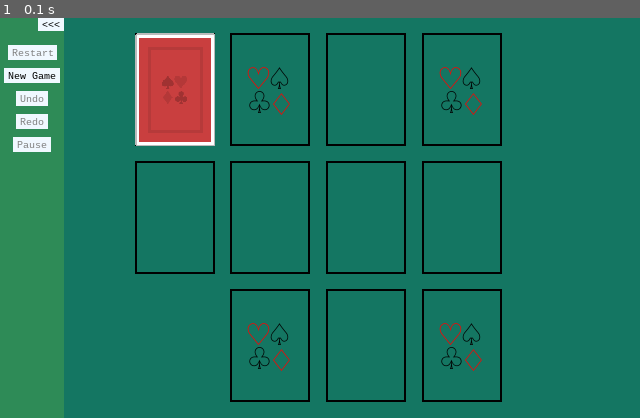
Above: before the commit, frame 1.
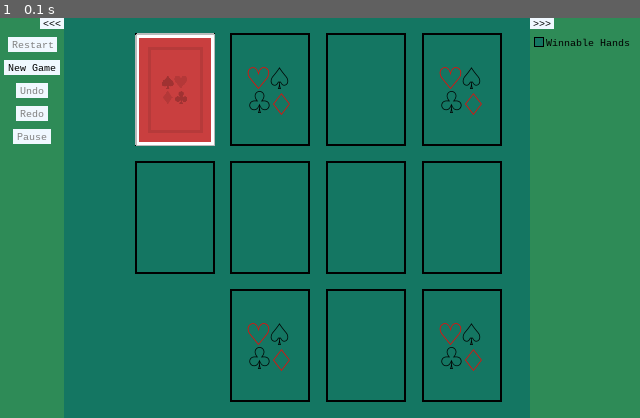
Above: after the commit, the same moment.

Repository: alexetsnyder/OuroborosPython
Game: pygame game, started from Pygame/FourSeasons/game.py
Two runs of this game, one before a commit and one after it. Both use one fixed random seed, a clock stepped at 60 frames per second and the inputs below.
Inputs:
- Up to frame 1 (0.1 s): no input

The runs differ from the first frame. In frame 1, 19% of the frame differs, in the area x 0-100%, y 0-100%.

Commit message:
Winnable Hands, Side Bars, and Checkbox
Created a Shuffler class that will give a winnable hand or a random hand. The winnable hand is rudimentary at the moment. Updated the sidebar control to be able to be on any side of the screen, created a better demo in controls to test everything, created a checkbox control, and added a right side bar with a checkbox to control if you want winnable hands or not.

Diff:
--- a/Pygame/FourSeasons/cards.py
+++ b/Pygame/FourSeasons/cards.py
@@ -1,5 +1,5 @@
 #four_seasons.py
-import go, imp, events, acts
+import go, imp, events, acts, fs
 import pygame, random, time, sys
 from pygame import freetype
 from structs import *
@@ -98,16 +98,13 @@
 
 @events.pause_events_class
 class Deck:
-	SUIT_COUNT  = 4
-	DEALT_CARDS = 7
-	CARD_COUNT  = 13
-
 	def __init__(self):
 		self.seed = -1
 		self.deck = []
 		self.active_cards = []
+		self.shuffler = fs.Shuffler()
+		self.winnable_hands = False
 		self.deal_order = imp.IMP().config.try_get('NEW_DEAL', [])
-		self.create()
 		self.wire_events()
 
 	def wire_events(self):
@@ -117,6 +114,10 @@
 		imp.IMP().add_delegate(events.UserEvent(CustomEvent.RESTART).listen(self.on_restart))
 		imp.IMP().add_delegate(events.UserEvent(CustomEvent.DRAW_ONE).listen(self.on_draw_one))
 		imp.IMP().add_delegate(events.UserEvent(CustomEvent.CARD_TABLE_RESIZED).listen(self.on_card_table_resized))
+		imp.IMP().add_delegate(events.UserEvent(CustomEvent.WINNABLE_HANDS).listen(self.on_winnable_hands))
+
+	def on_winnable_hands(self, event):
+		self.winnable_hands = event.winnable_hands
 
 	@events.pause_events_method
 	def on_draw_one(self, event):
@@ -181,19 +182,15 @@
 		remaining = len(self.deck) - len(self.active_cards)
 		deck_tile.update_text(str(remaining))
 
-	def create(self):
-		for suit in range(Deck.SUIT_COUNT):
-			for i in range(1, Deck.CARD_COUNT + 1):
-				self.deck.append(Card(i, suit, DeckTile.INDEX))
-
-	def shuffle_seed(self):
-		self.seed = time.time()
-		random.seed(self.seed)
-
 	def shuffle(self):
-		self.shuffle_seed()
-		self.print_seed()
-		random.shuffle(self.deck)
+		shuffle_state = None
+		if self.winnable_hands:
+			shuffle_state = self.shuffler.winnable_hand()
+		else:
+			shuffle_state = self.shuffler.random_hand()
+		self.deck = shuffle_state.convert(Card, -1)
+		for card in self.deck:
+			card.is_paused = False
 
 	def restart(self, tiles):
 		return self.deal(tiles)
@@ -215,9 +212,6 @@
 		for card in self.deck:
 			card.tile_index = -1
 			card.is_showing = False
-
-	def print_seed(self):
-		print('Seed: {0}'.format(self.seed))
 
 	def update(self):
 		for i in self.active_cards:
@@ -269,6 +263,9 @@
 	def remove(self, card):
 		self.cards.remove(card)
 
+	def reset(self):
+		self.cards.clear()
+
 	def update(self):
 		self.rect.update()
 
@@ -368,10 +365,10 @@
 	def update_foundation_text(self):
 		card_str = self.first_card.card_str
 		self.card_value_text_top.set_text(card_str)
-		self.card_value_text_top.set_position((self.left + 2, self.top + 3))
+		self.card_value_text_top.set_position((self.left + 3, self.top + 3))
 		self.card_value_text_bottom.set_text(card_str)
 		w, h = self.card_value_text_bottom.size
-		self.card_value_text_bottom.set_position((self.right - w - 2, self.bottom - h - 3))
+		self.card_value_text_bottom.set_position((self.right - w - 3, self.bottom - h - 3))
 
 	def can_lay(self, card):
 		if any(self.cards):
@@ -389,7 +386,11 @@
 		super().lay(card)
 
 	def is_complete(self):
-		return len(self.cards) == Deck.CARD_COUNT
+		return len(self.cards) == fs.Shuffler.CARDS_PER_SUIT
+
+	def reset(self):
+		super().reset()
+		self.first_card = None
 
 	def draw(self, surface):
 		super().draw(surface)
@@ -460,7 +461,7 @@
 			mouse_pos = self.mouse_clicks.pop()
 			self.mouse_clicks.pop()
 			self.post_tile_dbl_clicked(mouse_pos)
-		elif delta_time > 0.50 and any(self.mouse_clicks):
+		elif delta_time > 0.30 and any(self.mouse_clicks):
 			mouse_pos = self.mouse_clicks.pop()
 			self.post_tile_clicked(mouse_pos)
 
@@ -617,7 +618,8 @@
 		self.resize(left, top, w, h)
 
 	def refill(self, left_top, new_size):
-		self.card_tiles.clear()
+		for tile in self.card_tiles:
+			tile.reset()
 		self.fill(*left_top, *new_size)
 
 	def restart(self):
@@ -629,7 +631,7 @@
 	def reset(self, event):
 		imp.IMP().actions.clear()
 		for tile in self.card_tiles:
-			tile.cards.clear()
+			tile.reset()
 		events.UserEvent(event).post(tiles=self.find_all(), deck_tile=self.find(DeckTile.INDEX))
 
 	def find(self, index):
--- a/Pygame/FourSeasons/controls.py
+++ b/Pygame/FourSeasons/controls.py
@@ -5,10 +5,11 @@
 
 @plottable
 class Control:
-	def __init__(self, left_top, controls=[], default_size=(20, 20), is_override=False):
+	def __init__(self, left_top, controls=[], window_or=WindowOr.VERTICAL, default_size=(20, 20), is_override=False):
 		self.mw, self.mh = self.margin = (8, 8)
+		self.window_or = window_or
+		self.children = controls
 		self.set_default(default_size, is_override)
-		self.children = controls
 		self.set_size(self.assay_size())
 		self.set_position(left_top)
 
@@ -17,6 +18,11 @@
 
 	def set_position(self, left_top):
 		self.position_children()
+
+	def set_window_or(self, window_or, left_top):
+		self.window_or = window_or
+		self.set_size(self.assay_size())
+		self.set_position(left_top)
 
 	def set_default(self, default_size, is_override=False):
 		self.set_override(is_override)
@@ -29,16 +35,25 @@
 		return (self.get_w(), self.get_h())
 
 	def position_children(self):
-		x = self.x
-		y = self.top
-		for child in self.children:
-			child.center_on((x, y))
-			y += child.h + self.mh
+		if self.window_or == WindowOr.VERTICAL:
+			x = self.x
+			y = self.top
+			for child in self.children:
+				child.center_on((x, y + child.h // 2))
+				y += child.h + self.mh
+		else:
+			x = self.left
+			y = self.top
+			for child in self.children:
+				child.center_on((x + child.w // 2, y + 3 * child.h // 4))
+				x += child.w + self.mw
 
 	def get_w(self):
 		if self.is_override or not any(self.children):
 			return self.default_w + self.mw
-		return self.get_max_width()
+		if self.window_or == WindowOr.VERTICAL:
+			return self.get_max_width()
+		return self.get_total_width()
 
 	def get_max_width(self):
 		max_width = 0
@@ -48,10 +63,26 @@
 				max_width = width
 		return max_width + self.mw
 
+	def get_total_width(self):
+		total_width = 0
+		for child in self.children:
+			total_width += child.w
+		return total_width + self.mw
+
 	def get_h(self):
 		if self.is_override or not any(self.children):
 			return self.default_h + self.mh
-		return self.get_total_height()
+		if self.window_or == WindowOr.VERTICAL:
+			return self.get_total_height()
+		return self.get_max_height()
+
+	def get_max_height(self):
+		max_height = 0
+		for child in self.children:
+			height = child.h
+			if height > max_height:
+				max_height = height
+		return max_height + self.mh
 
 	def get_total_height(self):
 		total_height = 0
@@ -68,16 +99,16 @@
 		super().__init__(left_top, default_size=size)
 
 class SideBar (Control):
-	def __init__(self, window_height, controls=[], color=Color.SEA_GREEN):
+	def __init__(self, window_size, side, controls=[], color=Color.SEA_GREEN):
 		self.color = color
 		self.is_showing = True
-		self.window_height = window_height
-		self.btn_show = Button('<<<', on_click=self.on_click_toggle_bar)
+		self.window_side = side
+		self.window_width, self.window_height = self.window_size = window_size
+		self.btn_show = Button('', on_click=self.on_click_toggle_bar)
 		controls.insert(0, self.btn_show)
 		self.rect = go.Rect((0, 0), (0, 0), color=self.color)
-		super().__init__((0, 0), controls=controls)
-		w, h = self.btn_show.size
-		self.set_default((w - self.mw, h))
+		self.set_btn_text()
+		super().__init__((0, 0), controls=controls, default_size=self.btn_show.size, window_or=self.get_windows_or())
 		self.wire_events()
 
 	def set_size(self, size):
@@ -87,14 +118,44 @@
 	def set_position(self, left_top):
 		left, top = left_top
 		w, h = self.btn_show.size
-		super().set_position((left, top + h))
-		self.btn_show.center_on((self.right - w // 2, top + h // 2))
+		button_center = (left + self.w - w // 2, top + h // 2)
+		if self.window_side == WindowSide.RIGHT:
+			left, top = (left + self.window_width - self.w, top)
+			button_center = (left + w // 2, top + h // 2)
+		elif self.window_side == WindowSide.TOP:
+			button_center = (left + w // 2, top + self.h - h // 2 - 2)
+		elif self.window_side == WindowSide.BOTTOM:
+			left, top = (left, top + self.window_height - self.h)
+			button_center = (left + w // 2, top + h // 2)
+		super().set_position((left, top))
+		self.rect.set_position((left, top))
+		self.btn_show.center_on(button_center)
+
+	def set_default(self, size, is_override=False):
+		w, h = size
+		new_size = None
+		if self.window_side in [WindowSide.LEFT, WindowSide.RIGHT]:
+			new_size = (w - self.mw, h)
+		elif self.window_side in [WindowSide.TOP, WindowSide.BOTTOM]:
+			new_size = (w, h - self.mh)
+		super().set_default(new_size, is_override)
+
+	def set_window_side(self, window_side):
+		self.window_side = window_side
+		self.set_btn_text()
+		self.set_window_or(self.get_windows_or(), (0, 0))
+
+	def get_windows_or(self):
+		if self.window_side in [WindowSide.LEFT, WindowSide.RIGHT]:
+			return WindowOr.VERTICAL
+		else:
+			return WindowOr.HORIZONTAL
 
 	def wire_events(self):
 		imp.IMP().add_delegate(events.WindowResizedEvent().listen(self.on_resize))
 
 	def on_resize(self, event):
-		self.window_height = event.h
+		self.window_width, self.window_height = self.window_size = (event.w, event.h)
 		self.set_size(self.assay_size())
 
 	def on_click_toggle_bar(self, event):
@@ -102,17 +163,33 @@
 
 	def toggle_bar(self):
 		self.is_showing = not self.is_showing
+		self.set_btn_text()
 		if self.is_showing:
-			self.btn_show.set_text('<<<')
 			self.set_override(False)
 			self.show_buttons()
 		else:
-			self.btn_show.set_text('>>>')
 			self.set_override(True)
 			self.show_buttons(is_show=False)
 		self.set_size(self.assay_size())
 		self.set_position((0, 0))
 
+	def set_btn_text(self):
+		left_btn_text = '<<<'
+		right_btn_text = '>>>'
+		top_btn_text = '/\\'
+		bottom_btn_text = '\\/'
+		if not self.is_showing:
+			left_btn_text, right_btn_text = right_btn_text, left_btn_text
+			top_btn_text, bottom_btn_text = bottom_btn_text, top_btn_text
+		if self.window_side == WindowSide.LEFT:
+			self.btn_show.set_text(left_btn_text)
+		elif self.window_side == WindowSide.RIGHT:
+			self.btn_show.set_text(right_btn_text)
+		elif self.window_side == WindowSide.TOP:
+			self.btn_show.set_text(top_btn_text)
+		else: #self.window_side == WindowSide.BOTTOM:
+			self.btn_show.set_text(bottom_btn_text)
+
 	def show_buttons(self, is_show=True):
 		for btn in self.children:
 			btn.set_visibility(is_show)
@@ -123,7 +200,14 @@
 			btn.set_enabled(is_enabled)
 		self.btn_show.set_enabled(True)
 
+	def get_w(self):
+		if self.window_side in [WindowSide.LEFT, WindowSide.RIGHT]:
+			return super().get_w()
+		return self.window_width
+
 	def get_h(self):
+		if self.window_side in [WindowSide.TOP, WindowSide.BOTTOM]:
+			return super().get_h()
 		return self.window_height
 
 	def update(self):
@@ -147,6 +231,10 @@
 		super().__init__(left_top, default_size=self.btn_text.size)
 		self.wire_events()
 
+	def wire_events(self):
+		imp.IMP().add_delegate(events.MouseMotionEvent().listen(self.on_mouse_motion, quell=True))
+		imp.IMP().add_delegate(events.MouseLeftButtonDownEvent().listen(self.on_mouse_left_button_down))
+
 	def set_size(self, size):
 		super().set_size(size)
 		self.rect.set_size(size)
@@ -158,7 +246,26 @@
 
 	def set_text(self, text):
 		self.btn_text.set_text(text)
+		self.set_size(tuple(x + 6 for x in self.btn_text.size))
 		self.set_default(self.btn_text.size)
+
+	def set_onclick(self, method):
+		self.on_click = method
+
+	def on_mouse_motion(self, event):
+		if self.rect.is_within(event.pos):
+			self.is_active = True
+		else:
+			self.is_active = False
+
+	def on_mouse_left_button_down(self, event):
+		if self.rect.is_within(event.pos):
+			self.click(event)
+
+	def click(self, event):
+		if self.is_enabled and self.is_visible:
+			if not self.on_click == None:
+				self.on_click(event)
 
 	def set_enabled(self, is_enabled):
 		self.is_enabled = is_enabled
@@ -172,28 +279,6 @@
 		self.is_visible = is_visible
 		self.btn_text.set_visibility(is_visible)
 		self.rect.set_visibility(is_visible)
-
-	def set_on_click(self, method):
-		self.on_click = method
-
-	def wire_events(self):
-		imp.IMP().add_delegate(events.MouseMotionEvent().listen(self.on_mouse_motion, quell=True))
-		imp.IMP().add_delegate(events.MouseLeftButtonDownEvent().listen(self.on_mouse_left_button_down))
-
-	def on_mouse_motion(self, event):
-		if self.rect.is_within(event.pos):
-			self.is_active = True
-		else:
-			self.is_active = False
-
-	def on_mouse_left_button_down(self, event):
-		if self.rect.is_within(event.pos):
-			self.click(event)
-
-	def click(self, event):
-		if self.is_enabled and self.is_visible:
-			if not self.on_click == None:
-				self.on_click(event)
 
 	def get_color(self):
 		if self.is_enabled and self.is_active:
@@ -207,21 +292,114 @@
 		self.btn_text.draw(surface)
 		super().draw(surface)
 
+#Grey out checkbox when disabled.
+class CheckBox (Control):
+	def __init__(self, lbl_str, left_top=(0, 0), on_checked=None, is_checked=False, color=Color.BLACK, checked_color=Color.BLACK):
+		self.is_checked = is_checked
+		self.color = color
+		self.checked_color = checked_color
+		self.is_active = False
+		self.is_enabled = True
+		self.is_visible = True
+		self.on_checked = on_checked
+		self.font_info = go.FontInfo(font_size=10, font_color=Color.BLACK)
+		self.lbl_text = go.RenderText(lbl_str, self.font_info)
+		self.check_box = go.Rect(left_top, (10, 10), color=color, width=1)
+		self.fill_box = go.Rect(left_top, (10, 10), color=checked_color)
+		super().__init__(left_top, default_size=tuple(x + 10 for x in self.lbl_text.size))
+		self.wire_events()
+
+	def wire_events(self):
+		imp.IMP().add_delegate(events.MouseLeftButtonDownEvent().listen(self.on_mouse_left_button_down))
+
+	def set_position(self, left_top):
+		super().set_position(left_top)
+		self.check_box.set_position(left_top)
+		self.fill_box.set_position(left_top)
+		self.lbl_text.set_position((self.left + 12, self.top + self.lbl_text.h // 8))
+
+	def set_text(self, text):
+		self.lbl_text.set_text(text)
+		self.set_default(tuple(x + 10 for x in self.lbl_text.size))
+
+	def set_onchecked(self, method):
+		self.on_checked = method
+
+	def on_mouse_left_button_down(self, event):
+		if self.check_box.is_within(event.pos):
+			self.checked(event)
+
+	def checked(self, event):
+		if self.is_enabled and self.is_visible:
+			self.is_checked = not self.is_checked
+			if not self.on_checked == None:
+				self.on_checked(event)
+
+	def set_enabled(self, is_enabled):
+		self.is_enabled = is_enabled
+		if self.is_enabled:
+			self.check_box.set_color(Color.BLACK)
+			self.fill_box.set_color(Color.BLACK)
+		else:
+			self.check_box.set_color(Color.GREY)
+			self.fill_box.set_color(Color.GREY)
+
+	def set_visibility(self, is_visible):
+		self.is_visible = is_visible
+		self.lbl_text.set_visibility(is_visible)
+		self.check_box.set_visibility(is_visible)
+		self.fill_box.set_visibility(is_visible)
+
+	def draw(self, surface):
+		self.check_box.draw(surface)
+		if self.is_checked:
+			self.fill_box.draw(surface)
+		self.lbl_text.draw(surface)
+		super().draw(surface)
+
 if __name__=='__main__':
 	import pygame
 	pygame.init()
 
-	def test_method(event):
-		print('Test!')
+	def print_hello(event):
+		print('Hello World!')
 
 	imp.IMP().event_dispatcher = events.EventDispatcher()
 	buttons = []
-	buttons.append(Button('Restart', test_method))
-	buttons.append(Button('New Game', test_method))
-	buttons.append(Button('Undo', test_method))
-	buttons.append(Button('Redo', test_method))
-	buttons.append(Button('Pause', test_method))
-	side_bar = SideBar(400, controls=buttons)
+	buttons.append(Button('Left'))
+	buttons.append(Button('Right'))
+	buttons.append(Button('Top'))
+	buttons.append(Button('Bottom'))
+	buttons.append(Button('(Dis/En)able'))
+	buttons.append(CheckBox('Checked', on_checked=print_hello))
+	side_bar = SideBar((600, 400), WindowSide.LEFT, controls=buttons)
+
+	def on_left_click(event):
+		side_bar.set_window_side(WindowSide.LEFT)
+
+	def on_right_click(event):
+		side_bar.set_window_side(WindowSide.RIGHT)
+
+	def on_top_click(event):
+		side_bar.set_window_side(WindowSide.TOP)
+
+	def on_bottom_click(event):
+		side_bar.set_window_side(WindowSide.BOTTOM)
+
+	def toggle_buttons_enabled(event):
+		buttons_enabled = not buttons[1].is_enabled
+		buttons[1].set_enabled(buttons_enabled)
+		buttons[2].set_enabled(buttons_enabled)
+		buttons[3].set_enabled(buttons_enabled)
+		buttons[4].set_enabled(buttons_enabled)
+		buttons[6].set_enabled(buttons_enabled)
+
+	buttons[1].set_onclick(on_left_click)
+	buttons[2].set_onclick(on_right_click)
+	buttons[3].set_onclick(on_top_click)
+	buttons[4].set_onclick(on_bottom_click)
+	buttons[5].set_onclick(toggle_buttons_enabled)
+
 	surface = pygame.display.set_mode((600, 400))
 	running = True
 	while running:
--- a/Pygame/FourSeasons/events.py
+++ b/Pygame/FourSeasons/events.py
@@ -50,7 +50,8 @@
 	CustomEvent.UNDO_STACK_CLEARED : 'UNDO_STACK_CLEARED',
 	CustomEvent.QUICK_LAY          : 'QUICK_LAY',
 	CustomEvent.CARD_DROPPED       : 'CARD_DROPPED',
-	CustomEvent.TILE_DBL_CLICKED   : 'TILE_DBL_CLICKED'
+	CustomEvent.TILE_DBL_CLICKED   : 'TILE_DBL_CLICKED',
+	CustomEvent.WINNABLE_HANDS     : 'WINNABLE_HANDS'
 }
 
 PYGAME_MOUSE_BUTTON_TO_STRING = {
--- a/Pygame/FourSeasons/fs.py
+++ b/Pygame/FourSeasons/fs.py
@@ -3,13 +3,10 @@
 import random, time
 from structs import *
 
-class Comparer:
-	pass
-
 class Card:
-	def __init__(self, suit, val):
+	def __init__(self, value, suit):
 		self.suit = suit
-		self.value = val
+		self.value = value
 
 	def __repr__(self):
 		return '<{} {}>'.format(CARD_VAL_TO_STR[self.value], SUIT_TO_STR[self.suit])
@@ -17,11 +14,6 @@
 	def __str__(self):
 		return '<{} {}>'.format(CARD_VAL_TO_STR[self.value], SUIT_TO_STR[self.suit])
 
-class GameState:
-	def __init__(self, tile_list):
-		self.cards = {index : [] for index in tile_list}
-
-
 def copy(src_list):
 	return [item for item in src_list]
 
@@ -30,13 +22,13 @@
 		self.state = self.randomized_win()
 		self.suit_list = [suit for suit in self.state]
 
-	def next_card(self):
+	def get_next_card(self):
 		if not self.empty():
 			random_suit = random.choice(self.suit_list)
 			next_val = self.state[random_suit].pop(0)
 			if self.is_empty(random_suit):
 				self.suit_list.remove(random_suit)
-			return Card(random_suit, next_val)
+			return Card(next_val, random_suit)
 
 	def is_empty(self, suit):
 		return len(self.state[suit]) == 0
@@ -120,13 +112,31 @@
 	def add(self, card):
 		self.state.append(card)
 
+	def clear(self):
+		self.state.clear()
+
+	def convert(self, cls, *args):
+		conv_list = []
+		for card in self.state:
+			conv_list.append(cls(card.value, card.suit, *args))
+		return conv_list
+
 class Shuffler:
+	SUIT_COUNT  = 4
+	CARDS_PER_SUIT = 13
+
 	def __init__(self):
 		self.deck = DiscardState()
-		self.count = 0
+
+	def random_hand(self):
+		self.deck.clear()
+		self.create()
+		self.shuffle()
+		return self.deck
+
+	def winnable_hand(self):
 		self.new_seed()
-
-	def winnable_hand(self):
+		self.deck.clear()
 		win_state = WinState()
 		tab_state = TableueState()
 		while not win_state.empty() or not tab_state.empty():
@@ -135,7 +145,7 @@
 
 	def backward_action(self, win_state, tab_state):
 		card_from = [FSTile.FOUNDATION_TILE, FSTile.TABLEUE_TILE]
-		card_from_weights = [4, 6]
+		card_from_weights = [90, 10]
 		from_choice = random.choices(card_from, card_from_weights)
 		next_card = None
 		if from_choice == FSTile.TABLEUE_TILE:
@@ -153,9 +163,9 @@
 					self.deck.add(next_card)
 
 	def foundation_to(self, win_state, tab_state):
-		next_card = win_state.next_card()
+		next_card = win_state.get_next_card()
 		card_to = [FSTile.DISCARD_TILE, FSTile.TABLEUE_TILE]
-		card_to_weights = [1, 6]
+		card_to_weights = [1, 99]
 		to_choice = random.choices(card_to, card_to_weights)
 		tile = tab_state.find_available_tile(next_card)
 		if not tile == -1 and to_choice == FSTile.TABLEUE_TILE:
@@ -163,29 +173,56 @@
 		else:
 			self.deck.add(next_card)
 
-	def shuffle(self, deck):
-		random.shuffle(deck)
-		self.count += 1
+	def create(self):
+		for suit in range(Shuffler.SUIT_COUNT):
+			for i in range(1, Shuffler.CARDS_PER_SUIT + 1):
+				self.deck.add(Card(i, suit))
+
+	def shuffle(self):
+		self.new_seed()
+		self.print_seed()
+		random.shuffle(self.deck.state)
 
 	def new_seed(self):
-		self.seed = time.time()
+		self.seed = int(time.time())
 		random.seed(self.seed)
 
+	def print_seed(self):
+		print('Seed: {}'.format(self.seed))
+
 if __name__=='__main__':
-	# win_state = WinState()
-	# card_list = [card for card in win_state.next_card()]
-	# print(len(card_list))
-	# for card in card_list:
-	# 	print(card
+	print('Win State:')
+	win_state = WinState()
+	card_list = []
+	while True:
+		next_card = win_state.get_next_card()
+		if next_card == None:
+			break
+		card_list.append(next_card)
+	print(len(card_list))
+	for card in card_list:
+		print(card)
+
+	print()
+	print('Tableue State:')
+	tab_state = TableueState()
+	a_hearts = Card(Suit.HEARTS, 1)
+	tile = tab_state.find_available_tile(a_hearts)
+	print(tile)
+	tab_state.lay(a_hearts, tile)
+	print(tab_state)
+	card = tab_state.get_next_card()
+	print(card)
+
+	print()
+	print('Winnable Shuffle:')
 	shuffler = Shuffler()
 	shuffle = shuffler.winnable_hand()
 	print(len(shuffle.state))
 	print(shuffle)
-	# tab_state = TableueState()
-	# a_hearts = Card(Suit.HEARTS, 1)
-	# tile = tab_state.find_available_tile(a_hearts)
-	# print(tile)
-	# tab_state.lay(a_hearts, tile)
-	# print(tab_state)
-	# card = tab_state.get_next_card()
-	# print(card)
+
+	print()
+	print('Random Shuffle:')
+	shuffle = shuffler.random_hand()
+	print(len(shuffle.state))
+	print(shuffle)
--- a/Pygame/FourSeasons/game.py
+++ b/Pygame/FourSeasons/game.py
@@ -50,7 +50,7 @@
 		self.card_table = cards.CardTable((0, 0), self.size, margins=imp.IMP().config.try_get('CARD_TABLE_MARGINS', (0, 0)))
 		self.pause_text = go.RenderText('Paused!', font_info=go.FontInfo(60, Color.BLUE), is_visible=False)
 		self.pause_text.center_on(self.center)
-		self.create_side_bar()
+		self.create_side_bars()
 		self.wire_events()
 		self.set_title()
 
@@ -64,7 +64,7 @@
 		imp.IMP().add_delegate(events.UserEvent(CustomEvent.UNDO_ENABLED).listen(self.on_redo_undo_changed))
 		imp.IMP().add_delegate(events.UserEvent(CustomEvent.REDO_ENABLED).listen(self.on_redo_undo_changed))
 
-	def create_side_bar(self):
+	def create_side_bars(self):
 		buttons = []
 		self.restart_btn = controls.Button('Restart', self.restart)
 		self.new_game_btn = controls.Button('New Game', self.new_game)
@@ -80,7 +80,9 @@
 		buttons.append(self.undo_btn)
 		buttons.append(self.redo_btn)
 		buttons.append(self.pause_btn)
-		self.side_bar = controls.SideBar(self.h, controls=buttons)
+		self.left_side_bar = controls.SideBar(self.size, WindowSide.LEFT, controls=buttons)
+		self.check_box = controls.CheckBox('Winnable Hands', on_checked=self.on_checked)
+		self.right_side_bar = controls.SideBar(self.size, WindowSide.RIGHT, controls=[self.check_box])
 
 	def new_game(self, event):
 		self.un_pause()
@@ -115,6 +117,9 @@
 		if imp.IMP().actions.can_redo():
 			is_enabled = True
 		self.redo_btn.set_enabled(is_enabled)
+
+	def on_checked(self, event):
+		events.UserEvent(CustomEvent.WINNABLE_HANDS).post(winnable_hands=self.check_box.is_checked)
 
 	def set_title(self):
 		imp.IMP().screen.set_title(self.title)
@@ -166,14 +171,16 @@
 
 	def update(self):
 		self.card_table.update()
-		self.side_bar.update()
+		self.left_side_bar.update()
+		self.right_side_bar.update()
 
 	def draw(self):
 		screen = imp.IMP().screen
 		screen.fill(Color.TEAL_FELT)
 		self.card_table.draw(screen.surface)
 		self.pause_text.draw(screen.surface)
-		self.side_bar.draw(screen.surface)
+		self.left_side_bar.draw(screen.surface)
+		self.right_side_bar.draw(screen.surface)
 		screen.flip()
 
 	def free(self):
--- a/Pygame/FourSeasons/structs.py
+++ b/Pygame/FourSeasons/structs.py
@@ -43,6 +43,7 @@
 	QUICK_LAY          = 16
 	TILE_DBL_CLICKED   = 17
 	CARD_DROPPED       = 18
+	WINNABLE_HANDS     = 19
 
 class Suit:
 	DIAMONDS = 0
@@ -112,3 +113,13 @@
 	FOUNDATION_TILE = 1
 	DECK_TILE       = 2
 	DISCARD_TILE    = 3
+
+class WindowSide:
+	LEFT   = 0
+	RIGHT  = 1
+	TOP    = 2
+	BOTTOM = 3
+
+class WindowOr:
+	VERTICAL   = 0
+	HORIZONTAL = 1
